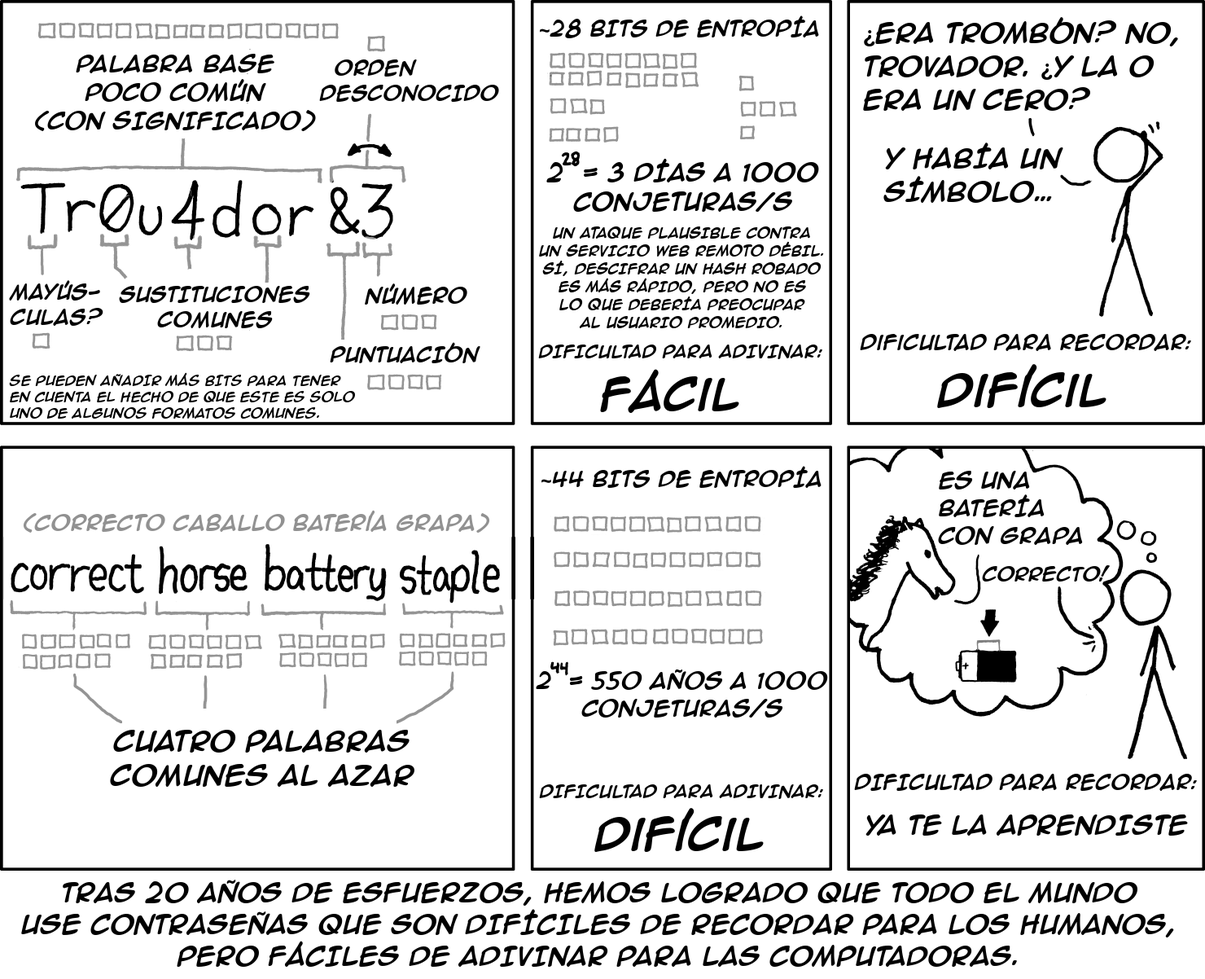
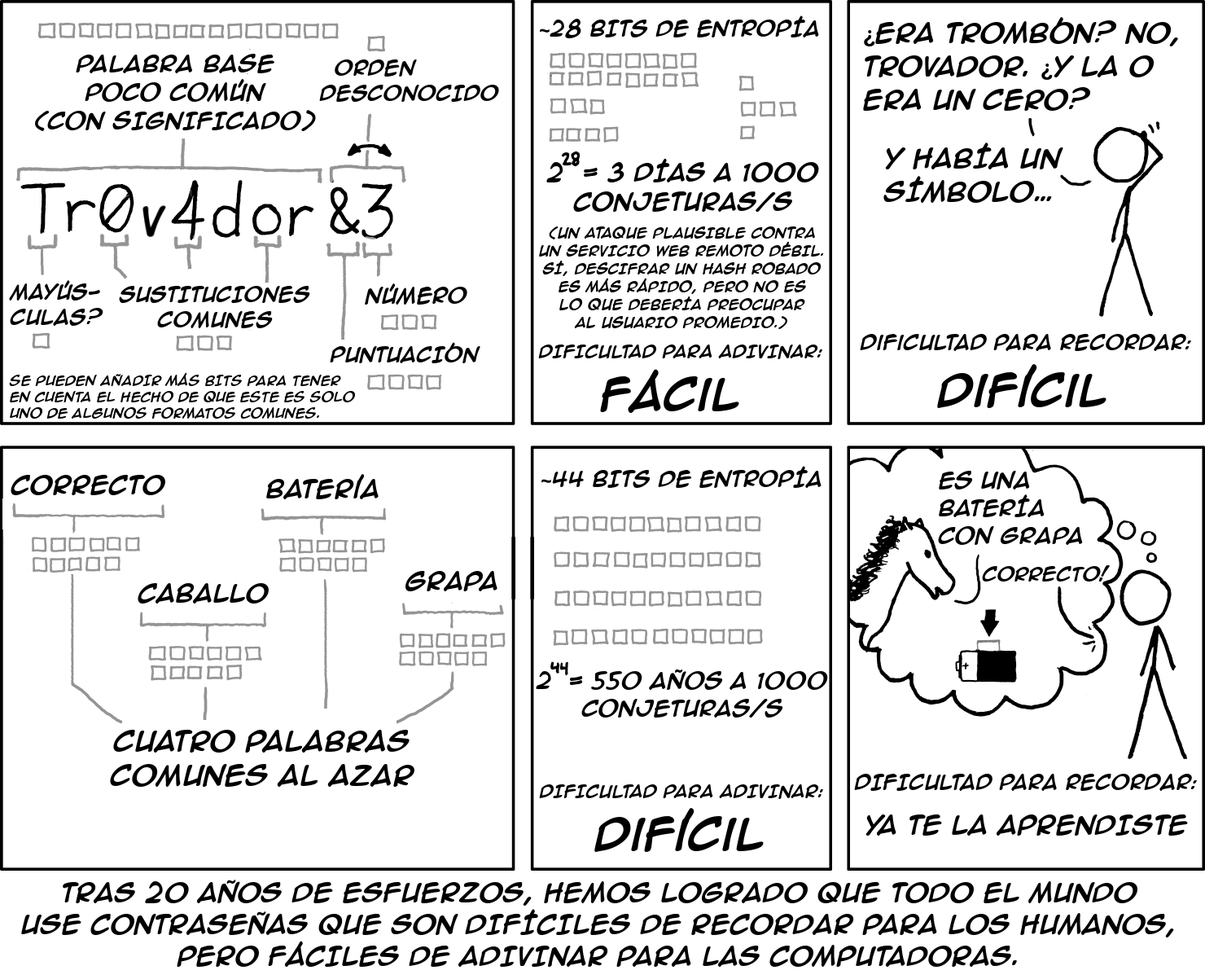
Layers edited between the first and the second 1205 x 979 image:
renamed "UN ATAQUE PLAUSIBLE CONTRA ..." to "(UN ATAQUE PLAUSIBLE CONTRA ...", painted on it over [548,226,816,329]
added layer "grapa" above "Batería" over [405,570,498,592]
added layer "Batería" above "caballo" over [266,473,379,500]
added layer "caballo" above "Correcto" over [137,583,269,604]
added layer "Correcto" above "(correcto caballo batería grap..." over [10,474,166,496]
hid "(correcto caballo batería grap..." over [22,509,490,533]
added layer "v" above "image19.png copy" over [141,204,167,238]
painted on "image19.png copy" over [2,204,500,720]
